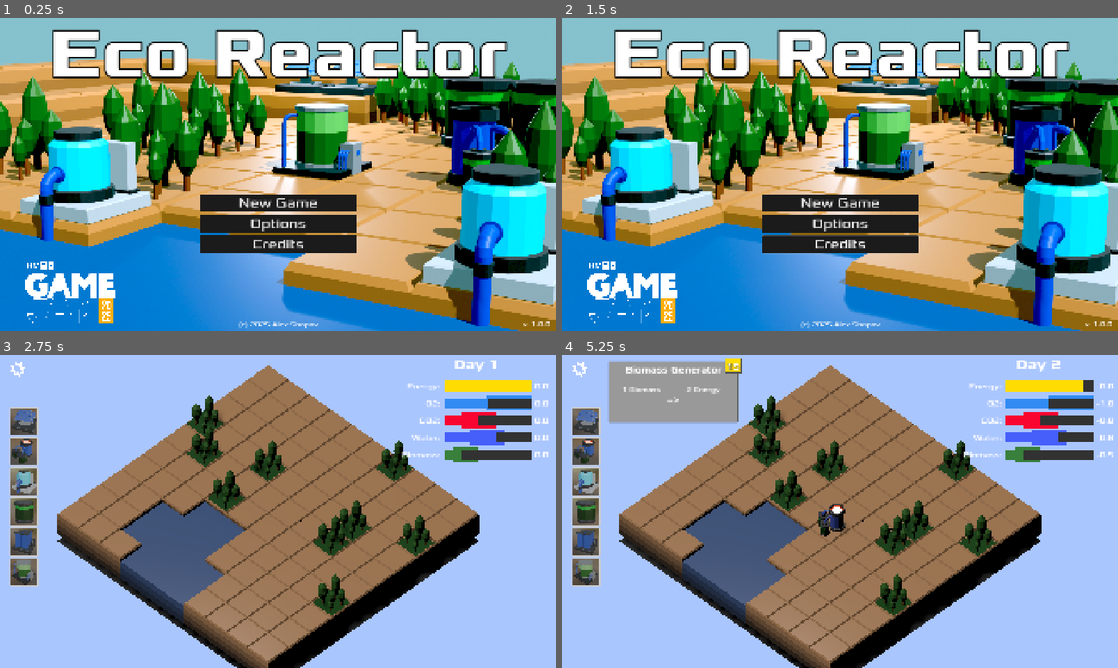
Above: before the commit, frames 1-4 (two rows, left to right).
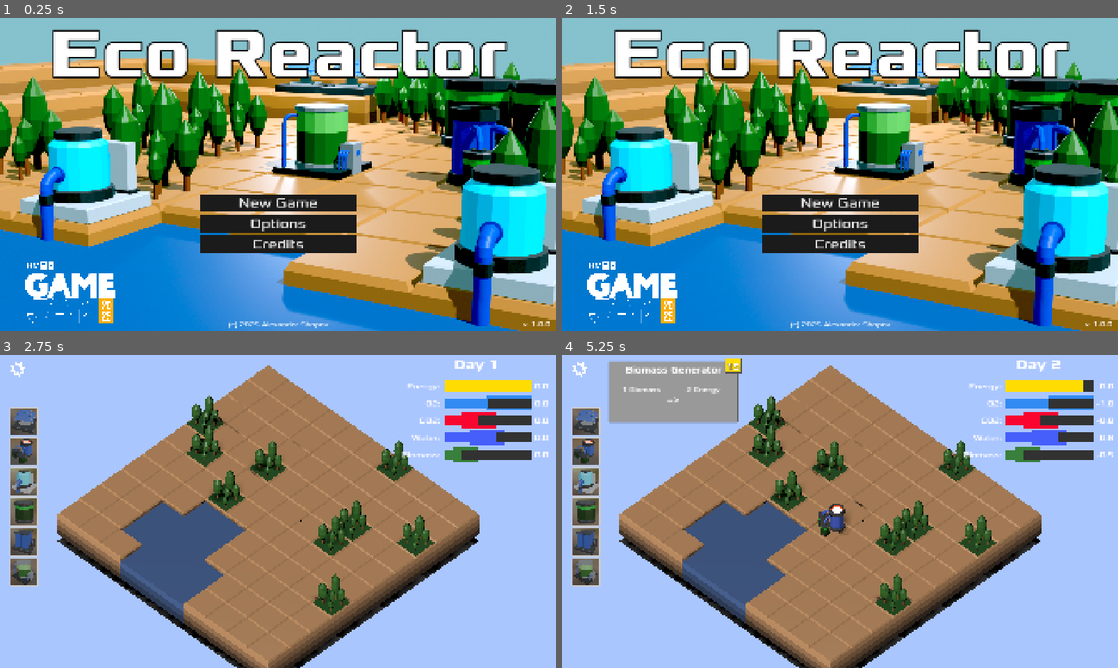
Above: after the commit, the same moments.

Repository: alexshopov/eco-reactor-gmtk-2025
Game: Godot game, scene res://scenes/startup_screen/startup_screen.tscn
Same seed, same stepped clock (60 frames per second), same inputs: the game is played once before the commit and once after it. The engine's default icon, where the game draws it, is replaced by a stand-in: a white triangle on a blue panel in a dark square.
Inputs (mouse positions are in pixels of both pictures, inside the frame that each line leads up to):
- Up to frame 1 (0.25 s): no input
- Up to frame 2 (1.5 s): click "Credits" at 0.5 s; click (979, 52) at 1.25 s, where only the run after the commit has a clickable "X"
- Up to frame 3 (2.75 s): click "New Game" at 2 s
- Up to frame 4 (5.25 s): click (578, 367) at 2.75 s; click "X" at 3.5 s; tap Enter at 4.25 s; move the mouse to (584, 420) at 4.27 s; hold X (destroy_device) 4.28-5.03 s; click (584, 420) at 4.42 s; tap Space at 5 s; move the mouse to (584, 452) at 5.02 s; click (584, 452) at 5.1 s

The runs differ from the first frame. In frame 1, 0.2% of the frame differs, in the area x 41-59%, y 96-100%; in frame 2, 0.3%; in frame 3, 11%; in frame 4, 11%, in the area x 10-87%, y 7-100%.
Error in both runs: Invalid assignment of property or key 'device_type' with value of type 'int' on a base object of type 'Nil'. (res://managers/device_manager.gd:108)

Commit message:
added credits and attributions

Diff:
--- /dev/null
+++ b/UI/credits.gd
@@ -0,0 +1,16 @@
+extends Control
+
+
+func _ready() -> void:
+    visible = false
+
+func _input(event: InputEvent) -> void:
+    if event.is_action_pressed("toggle_options"):
+        if visible == true:
+            visible = false
+            get_viewport().set_input_as_handled()
+
+
+func _on_close_btn_pressed() -> void:
+    visible = false
+    EventBus.options_panel_closed.emit()
--- /dev/null
+++ b/UI/credits.tscn
@@ -0,0 +1,149 @@
+[gd_scene load_steps=6 format=3 uid="uid://dt4ca5ltm23wj"]
+
+[ext_resource type="Script" uid="uid://6entiebpho0w" path="res://UI/credits.gd" id="1_kk2ga"]
+[ext_resource type="FontFile" uid="uid://db3bl2r4rl2tu" path="res://assets/fonts/xolonium/xolonium-fonts-4.1/ttf/Xolonium-Bold.ttf" id="1_uuuvy"]
+[ext_resource type="FontFile" uid="uid://c05rnlll14j36" path="res://assets/fonts/xolonium/xolonium-fonts-4.1/ttf/Xolonium-Regular.ttf" id="2_kk2ga"]
+
+[sub_resource type="StyleBoxFlat" id="StyleBoxFlat_2g780"]
+content_margin_top = 20.0
+border_width_left = 3
+border_width_top = 3
+border_width_right = 3
+border_width_bottom = 3
+border_color = Color(0.288518, 0.288518, 0.288518, 1)
+corner_radius_top_left = 30
+corner_radius_top_right = 30
+corner_radius_bottom_right = 30
+corner_radius_bottom_left = 30
+
+[sub_resource type="StyleBoxFlat" id="StyleBoxFlat_ftffn"]
+
+[node name="Credits" type="Control"]
+layout_mode = 3
+anchors_preset = 15
+anchor_right = 1.0
+anchor_bottom = 1.0
+grow_horizontal = 2
+grow_vertical = 2
+script = ExtResource("1_kk2ga")
+
+[node name="Panel" type="Panel" parent="."]
+layout_mode = 1
+anchors_preset = 8
+anchor_left = 0.5
+anchor_top = 0.5
+anchor_right = 0.5
+anchor_bottom = 0.5
+offset_left = -527.5
+offset_top = -461.5
+offset_right = 527.5
+offset_bottom = 461.5
+grow_horizontal = 2
+grow_vertical = 2
+theme_override_styles/panel = SubResource("StyleBoxFlat_2g780")
+
+[node name="Title" type="Label" parent="Panel"]
+layout_mode = 1
+anchors_preset = 5
+anchor_left = 0.5
+anchor_right = 0.5
+offset_left = -203.0
+offset_right = 203.0
+offset_bottom = 116.0
+grow_horizontal = 2
+theme_override_constants/outline_size = 10
+theme_override_fonts/font = ExtResource("1_uuuvy")
+theme_override_font_sizes/font_size = 90
+text = "Eco Reactor"
+horizontal_alignment = 1
+
+[node name="CloseBtn" type="Button" parent="Panel"]
+layout_mode = 1
+anchors_preset = 1
+anchor_left = 1.0
+anchor_right = 1.0
+offset_left = -61.0
+offset_top = 8.0
+offset_right = -15.0
+offset_bottom = 74.0
+grow_horizontal = 0
+theme_override_fonts/font = ExtResource("1_uuuvy")
+theme_override_font_sizes/font_size = 48
+theme_override_styles/normal = SubResource("StyleBoxFlat_ftffn")
+text = "X"
+
+[node name="RichTextLabel" type="RichTextLabel" parent="Panel"]
+layout_mode = 2
+offset_left = 1.0
+offset_top = 134.5
+offset_right = 1053.0
+offset_bottom = 239.5
+grow_horizontal = 2
+grow_vertical = 2
+size_flags_vertical = 3
+theme_override_fonts/normal_font = ExtResource("2_kk2ga")
+theme_override_fonts/bold_font = ExtResource("1_uuuvy")
+theme_override_font_sizes/normal_font_size = 36
+theme_override_font_sizes/bold_font_size = 47
+bbcode_enabled = true
+text = "[center]Created for GMTK Game Jam 2025
+by Alex Shopov"
+
+[node name="RichTextLabel2" type="RichTextLabel" parent="Panel"]
+layout_mode = 1
+anchors_preset = 7
+anchor_left = 0.5
+anchor_top = 1.0
+anchor_right = 0.5
+anchor_bottom = 1.0
+offset_left = -527.0
+offset_top = -638.5
+offset_right = 526.0
+offset_bottom = -400.5
+grow_horizontal = 2
+grow_vertical = 0
+theme_override_font_sizes/normal_font_size = 36
+theme_override_font_sizes/bold_font_size = 44
+bbcode_enabled = true
+text = "[center][b]Tools[/b]
+Engine: Godot 4.4.1
+Modeling: Blender 4.4.3
+
+[b]Additional Assets[/b]
+
+"
+
+[node name="RichTextLabel3" type="RichTextLabel" parent="Panel"]
+layout_mode = 2
+offset_left = 2.0
+offset_top = 538.0
+offset_right = 1052.0
+offset_bottom = 899.0
+size_flags_horizontal = 3
+theme_override_font_sizes/normal_font_size = 24
+theme_override_font_sizes/bold_font_size = 24
+bbcode_enabled = true
+text = "[center]Cog Icon by Lorc
+Licensed under CC BY 3.0
+game-icons.net
+
+ [b]Music[/b]
+\"Crystal Cave\" by The Cynic Project
+pixelsphere.org
+
+Sound Effect
+Page Turning by Nicole Marie T
+opengameart.org	"
+
+[node name="HorizontalLine" type="ColorRect" parent="Panel"]
+layout_mode = 1
+anchors_preset = 5
+anchor_left = 0.5
+anchor_right = 0.5
+offset_left = -100.0
+offset_top = 104.5
+offset_right = 100.0
+offset_bottom = 106.5
+grow_horizontal = 2
+
+[connection signal="pressed" from="Panel/CloseBtn" to="." method="_on_close_btn_pressed"]
--- a/scenes/game/game.tscn
+++ b/scenes/game/game.tscn
@@ -42,7 +42,8 @@
 size = 21.0
 
 [node name="DirectionalLight3D" type="DirectionalLight3D" parent="."]
-transform = Transform3D(-0.68319, -0.708735, -0.175912, 0.127346, -0.352838, 0.926978, -0.719051, 0.610901, 0.33131, 6.15394, 9.53546, 12.4124)
+transform = Transform3D(-0.629766, -0.72924, 0.267589, 0.653031, -0.310484, 0.69076, -0.420648, 0.609762, 0.671749, 6.15394, 9.53546, 15.4117)
+light_energy = 1.5
 shadow_enabled = true
 
 [node name="UI" parent="." instance=ExtResource("6_5i0tg")]
--- a/scenes/startup_screen/startup_screen.gd
+++ b/scenes/startup_screen/startup_screen.gd
@@ -7,6 +7,7 @@
 
 func _ready() -> void:
 	$OptionsPanel.visible = false
+	$Credits.visible = false
 
 
 func _on_new_game_button_pressed() -> void:
@@ -18,4 +19,4 @@
 
 
 func _on_credits_button_pressed() -> void:
-	pass # Replace with function body.
+	$Credits.visible = true
--- a/scenes/startup_screen/startup_screen.tscn
+++ b/scenes/startup_screen/startup_screen.tscn
@@ -8,6 +8,7 @@
 [ext_resource type="FontFile" uid="uid://c05rnlll14j36" path="res://assets/fonts/xolonium/xolonium-fonts-4.1/ttf/Xolonium-Regular.ttf" id="3_qjv71"]
 [ext_resource type="StyleBox" uid="uid://de2ti4kqn82o0" path="res://resources/button_stylebox.tres" id="4_jvxtu"]
 [ext_resource type="PackedScene" uid="uid://og2bfmenp1mj" path="res://UI/options_panel/options_panel.tscn" id="8_mwnac"]
+[ext_resource type="PackedScene" uid="uid://dt4ca5ltm23wj" path="res://UI/credits.tscn" id="9_g2vrn"]
 
 [node name="StartupScreen" type="Panel"]
 anchors_preset = 15
@@ -104,7 +105,7 @@
 grow_vertical = 0
 theme_override_fonts/font = ExtResource("3_qjv71")
 theme_override_font_sizes/font_size = 24
-text = "(c) 2025 Alex Shopov"
+text = "(c) 2025 Alexander Shopov"
 
 [node name="Version" type="Label" parent="."]
 layout_mode = 1
@@ -126,6 +127,9 @@
 [node name="OptionsPanel" parent="." instance=ExtResource("8_mwnac")]
 layout_mode = 1
 
+[node name="Credits" parent="." instance=ExtResource("9_g2vrn")]
+layout_mode = 1
+
 [connection signal="pressed" from="VBoxContainer/NewGameButton" to="." method="_on_new_game_button_pressed"]
 [connection signal="pressed" from="VBoxContainer/OptionsButton" to="." method="_on_options_button_pressed"]
 [connection signal="pressed" from="VBoxContainer/CreditsButton" to="." method="_on_credits_button_pressed"]
Not shown, added: UI/credits.gd.uid
Not shown: 1 places in scenes/startup_screen/startup_screen.tscn that only renumber resources
